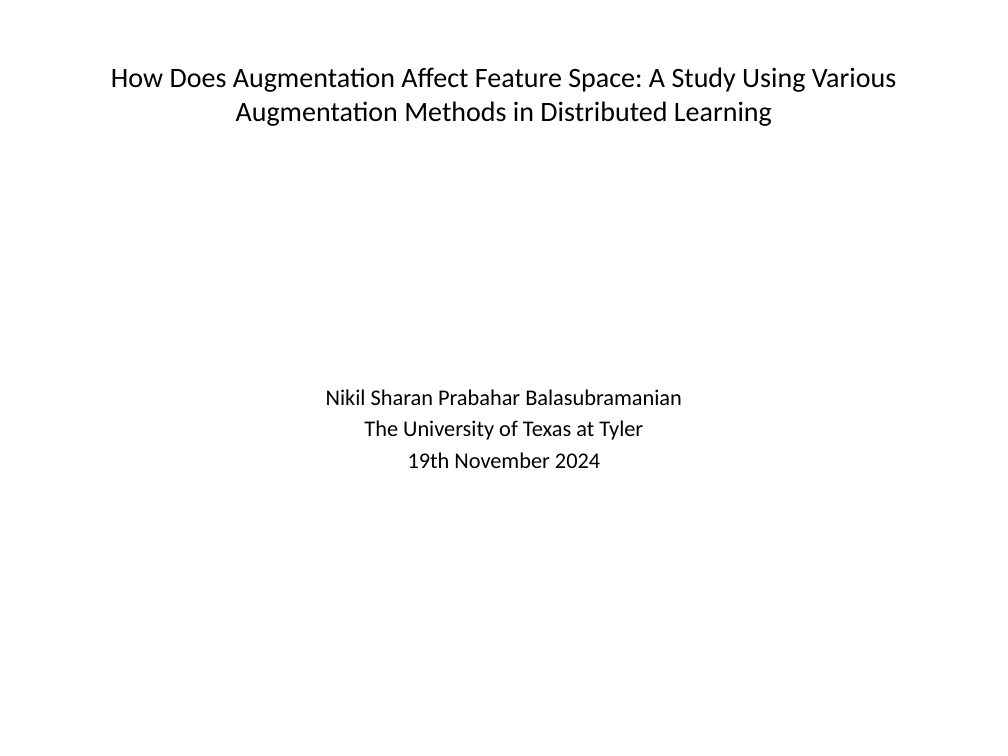
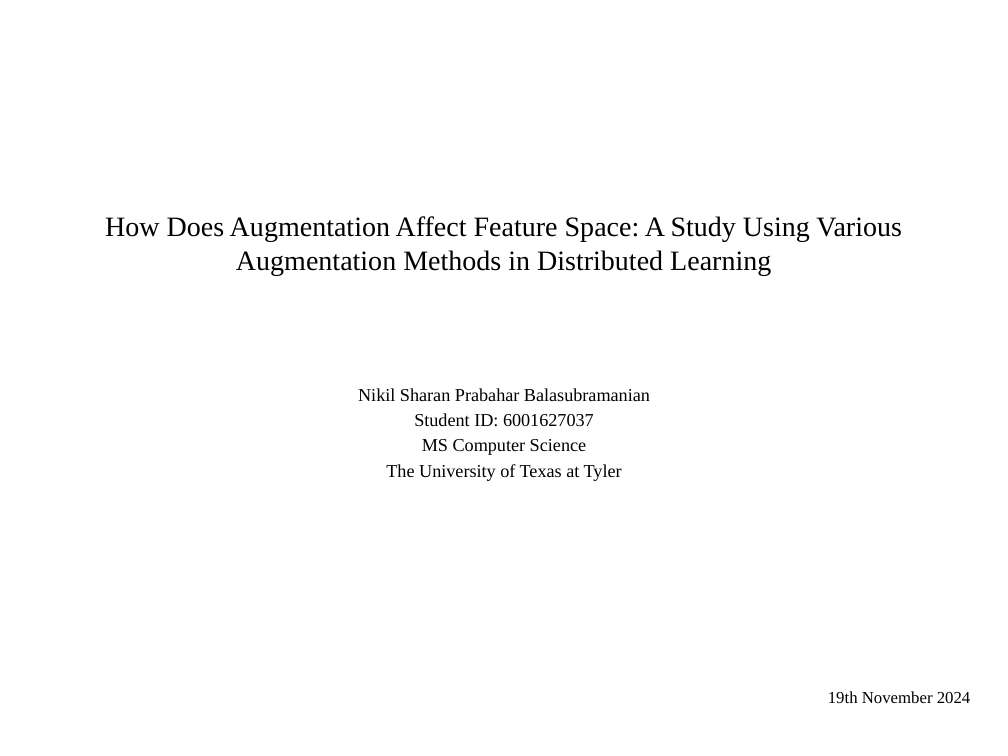
Before and after one commit to nikil1506/Thesis-Work, a slide deck: slide 1 of Presentation.pptx. Drawn at 1008x756 pixels with LibreOffice and Linux fonts; fonts in the diff are those of the drawing. Boxes give left, top, right and bottom in pixels: in the first picture for what was removed or moved away, otherwise in the second. Text is boxed around its words. In the diff, an @@ line names an element or a change of style, - is before the commit and + after.

```diff
--- a/Presentation.pptx
+++ b/Presentation.pptx
@@ title "How Does Augmentation Affect Feature ...": place and size @@
-title "How Does Augmentation Affect Feature ..." at box(111, 67, 896, 126)
+title "How Does Augmentation Affect Feature ..." at box(105, 216, 902, 275)
@@ title "How Does Augmentation Affect Feature ..." at box(105, 216, 902, 275): font Calibri to Times New Roman @@
@@ text at box(358, 388, 650, 481): size 16 to 12.9 pt, font Calibri to Times New Roman in "Nikil Sharan Prabahar Balasubramanian", "The University of Texas at Tyler" @@
@@ text at box(414, 413, 594, 455): paragraphs added @@
+Student ID: 6001627037
+MS Computer Science
@@ text at box(408, 452, 600, 468): paragraph removed @@
-19th November 2024
@@ text added at box(828, 691, 971, 703), 12 pt, text #000000 @@
+19th November 2024
```
Also in this commit, not shown: 29 other slides changed, 6 slides added, 1 slide removed.
